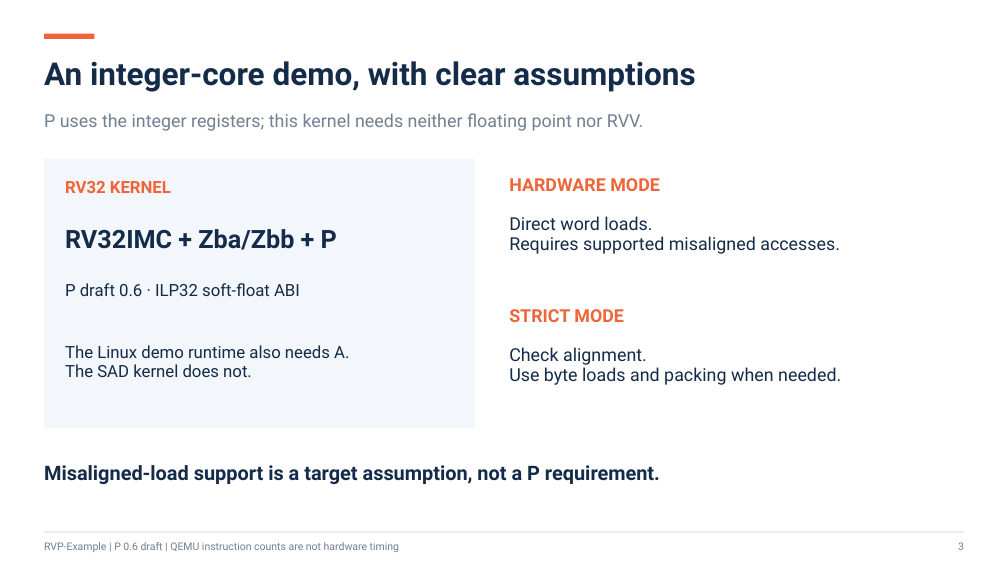
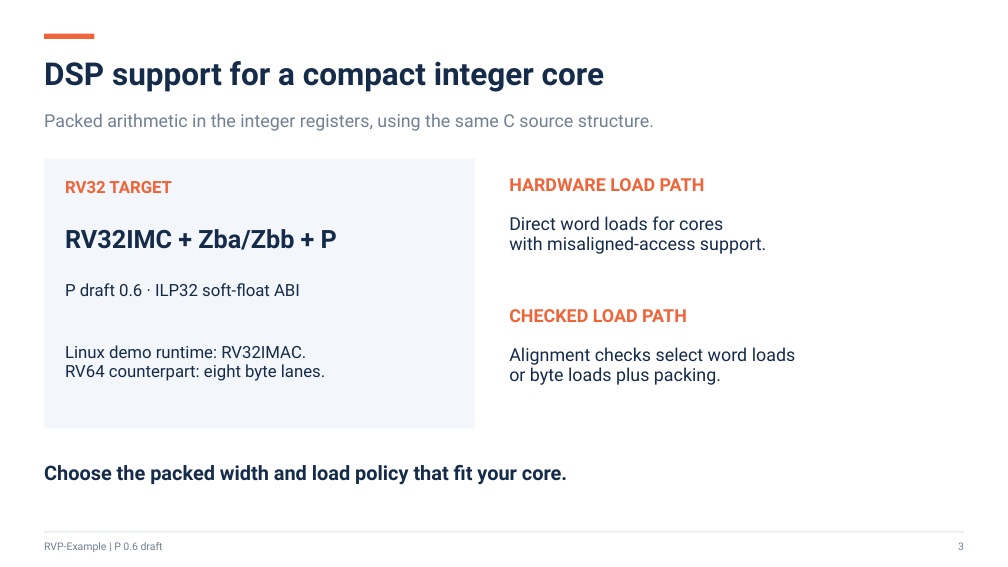
Before and after one commit to pz9115/RVP-Example, a slide deck: slide 3 of docs/RVP-Image-SAD-RV32.pptx. Drawn at 1008x567 pixels with LibreOffice and Linux fonts; fonts in the diff are those of the drawing. Boxes give left, top, right and bottom in pixels: in the first picture for what was removed or moved away, otherwise in the second. Text is boxed around its words. In the diff, an @@ line names an element or a change of style, - is before the commit and + after.

```diff
--- a/docs/RVP-Image-SAD-RV32.pptx
+++ b/docs/RVP-Image-SAD-RV32.pptx
@@ text at <box>44,61,604,92</box>: text changed @@
-An integer-core demo, with clear assumptions
+DSP support for a compact integer core
@@ text at <box>44,113,654,131</box>: text changed @@
-P uses the integer registers; this kernel needs neither floating point nor RVV.
+Packed arithmetic in the integer registers, using the same C source structure.
@@ text at <box>509,178,705,191</box>: text changed @@
-HARDWARE MODE
+HARDWARE LOAD PATH
@@ text at <box>65,181,172,193</box>: text changed @@
-RV32 KERNEL
+RV32 TARGET
@@ text at <box>509,216,766,254</box>: text changed @@
-Direct word loads.
-Requires supported misaligned accesses.
+Direct word loads for cores
+with misaligned-access support.
@@ text at <box>509,309,687,322</box>: text changed @@
-STRICT MODE
+CHECKED LOAD PATH
@@ text at <box>65,345,325,381</box>: text changed @@
-The Linux demo runtime also needs A.
-The SAD kernel does not.
+Linux demo runtime: RV32IMAC.
+RV64 counterpart: eight byte lanes.
@@ text at <box>509,347,796,385</box>: text changed @@
-Check alignment.
-Use byte loads and packing when needed.
+Alignment checks select word loads
+or byte loads plus packing.
@@ text at <box>44,465,567,485</box>: text changed @@
-Misaligned-load support is a target assumption, not a P requirement.
+Choose the packed width and load policy that fit your core.
@@ text at <box>44,542,163,552</box>: text changed @@
-RVP-Example | P 0.6 draft | QEMU instruction counts are not hardware timing
+RVP-Example | P 0.6 draft
```
Also in this commit, not shown: 5 other slides changed, 13 other files.
